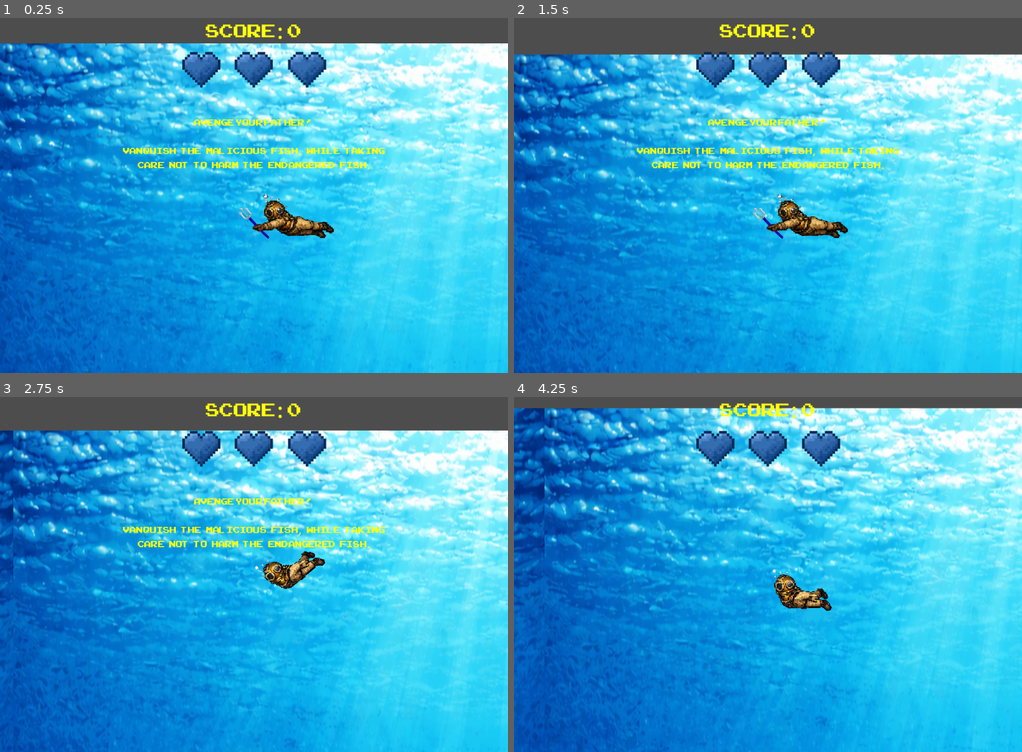
Above: before the commit, frames 1-4 (two rows, left to right).
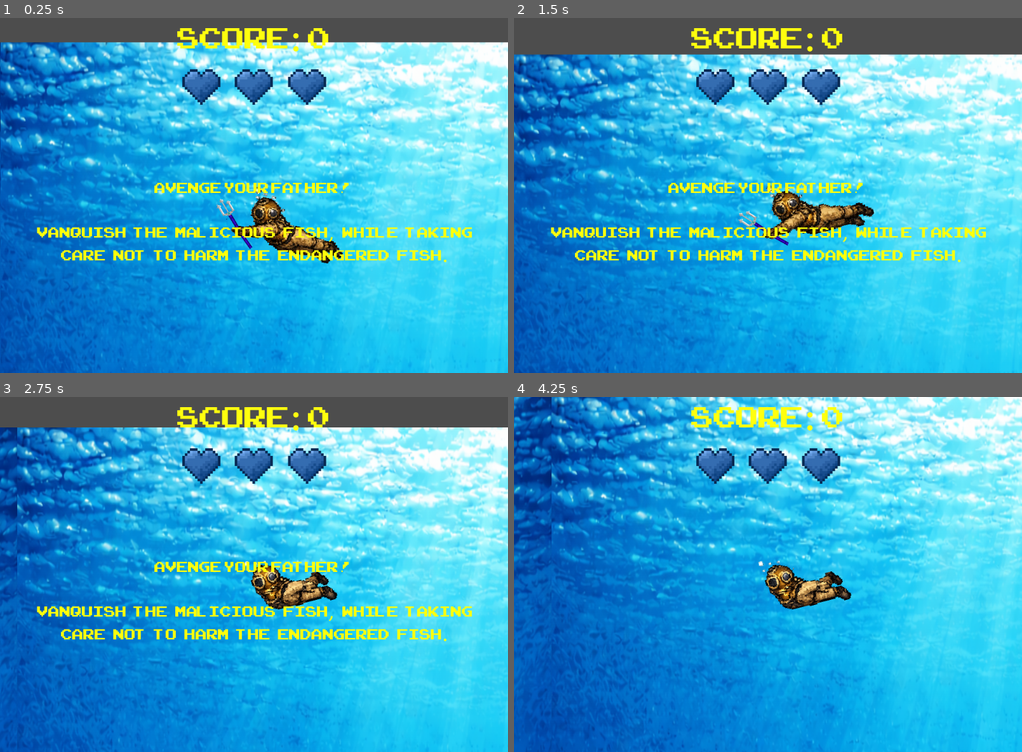
Above: after the commit, the same moments.

Repository: JanzenWill/FAT_SJ
Game: Godot game, scene res://main.tscn
The game is run twice, just before and just after one commit, with the same random seed, the same clock (stepped at 60 frames per second) and the same inputs.
Inputs (mouse positions are in pixels of both pictures, inside the frame that each line leads up to):
- Up to frame 1 (0.25 s): no input
- Up to frame 2 (1.5 s): move the mouse to (742, 266) at 0.52 s; hold Up (move_up) from 0.53 s (still down); click (742, 266) at 0.6 s; move the mouse to (920, 248) at 1.27 s; click (920, 248) at 1.35 s
- Up to frame 3 (2.75 s): tap Enter at 2 s; move the mouse to (101, 521) at 2.02 s; release Up (move_up) at 2.03 s; hold Left (move_left) from 2.03 s (still down); click (101, 521) at 2.1 s
- Up to frame 4 (4.25 s): move the mouse to (793, 574) at 2.77 s; click (793, 574) at 2.85 s; move the mouse to (691, 485) at 3.52 s; release Left (move_left) at 3.53 s; hold Down (move_down) from 3.53 s (still down); click (691, 485) at 3.6 s

The runs differ from the first frame. In frame 1, 16% of the frame differs, in the area x 0-100%, y 1-97%; in frame 2, 10%; in frame 3, 32%; in frame 4, 37%, in the area x 0-100%, y 0-100%.

Commit message:
Smoothed Out Mob Movement, tweaked swimming physics, fixed attack

Diff:
--- a/hud.gd
+++ b/hud.gd
@@ -19,6 +19,7 @@
 
 
 func show_game_over():
+	$Message.add_theme_font_size_override("font_size", 80)
 	show_message("Game Over")
 	await $MessageTimer.timeout
 	await get_tree().create_timer(1.0).timeout
--- a/hud.tscn
+++ b/hud.tscn
@@ -20,9 +20,10 @@
 layout_mode = 2
 theme_override_colors/font_color = Color(0.8745098, 0.8745098, 0.23921569, 1)
 theme_override_fonts/font = ExtResource("2_8sq4i")
-theme_override_font_sizes/font_size = 28
+theme_override_font_sizes/font_size = 45
 text = "Restart Game"
 icon_alignment = 1
+vertical_icon_alignment = 2
 
 [node name="ScoreLabel" type="Label" parent="VBoxContainer"]
 custom_minimum_size = Vector2(500, 80)
@@ -30,7 +31,7 @@
 theme_override_colors/font_color = Color(1, 1, 0.05490196, 1)
 theme_override_colors/font_outline_color = Color(0, 0, 0, 1)
 theme_override_fonts/font = ExtResource("2_8sq4i")
-theme_override_font_sizes/font_size = 50
+theme_override_font_sizes/font_size = 80
 text = "Score: 0"
 horizontal_alignment = 1
 
@@ -39,17 +40,17 @@
 alignment = 1
 
 [node name="BlueHeartPixelArt1" type="Sprite2D" parent="VBoxContainer/HBoxContainer"]
-position = Vector2(149, 13)
+position = Vector2(149, 45)
 scale = Vector2(0.02, 0.02)
 texture = ExtResource("3_8sq4i")
 
 [node name="BlueHeartPixelArt2" type="Sprite2D" parent="VBoxContainer/HBoxContainer"]
-position = Vector2(252, 13)
+position = Vector2(252, 45)
 scale = Vector2(0.02, 0.02)
 texture = ExtResource("3_8sq4i")
 
 [node name="BlueHeartPixelArt3" type="Sprite2D" parent="VBoxContainer/HBoxContainer"]
-position = Vector2(357, 13)
+position = Vector2(357, 45)
 scale = Vector2(0.02, 0.02)
 texture = ExtResource("3_8sq4i")
 
@@ -61,14 +62,14 @@
 anchors_preset = 5
 anchor_left = 0.5
 anchor_right = 0.5
-offset_left = -362.0
-offset_top = 194.0
-offset_right = 363.0
-offset_bottom = 319.0
+offset_left = -361.0
+offset_top = 315.0
+offset_right = 364.0
+offset_bottom = 440.0
 grow_horizontal = 2
 theme_override_colors/font_color = Color(1, 1, 0.043137256, 1)
 theme_override_fonts/font = ExtResource("2_8sq4i")
-theme_override_font_sizes/font_size = 24
+theme_override_font_sizes/font_size = 40
 text = "Avenge your Father !
 
 Vanquish   the   malicious   fish,   while   taking
--- a/main.tscn
+++ b/main.tscn
@@ -1,7 +1,6 @@
-[gd_scene load_steps=10 format=3 uid="uid://cj1kvmf3f7ifh"]
+[gd_scene load_steps=9 format=3 uid="uid://cj1kvmf3f7ifh"]
 
 [ext_resource type="Script" uid="uid://dotiusqgf1tyv" path="res://main.gd" id="1_1bvp3"]
-[ext_resource type="PackedScene" uid="uid://dosbk2phb48p8" path="res://ocean_background.tscn" id="1_ig7tw"]
 [ext_resource type="PackedScene" uid="uid://btv6brr4iv3pv" path="res://player.tscn" id="2_0xm2m"]
 [ext_resource type="PackedScene" uid="uid://btow3sia2cyqi" path="res://passive_mob.tscn" id="2_1bvp3"]
 [ext_resource type="PackedScene" uid="uid://brts4hkkonm8i" path="res://malicious_mob.tscn" id="3_7mycd"]
@@ -15,9 +14,6 @@
 passive_mob_scene = ExtResource("2_1bvp3")
 malicious_mob_scene = ExtResource("3_7mycd")
 evil_mob_scene = ExtResource("4_5vw27")
-
-[node name="OceanBackground" parent="." instance=ExtResource("1_ig7tw")]
-visible = false
 
 [node name="NewBackground" parent="." instance=ExtResource("6_kek77")]
 
--- a/malicious_mob.gd
+++ b/malicious_mob.gd
@@ -58,15 +58,16 @@
 	# flips sprite
 	$AnimatedSprite2D.flip_h = linear_velocity.x < 0
 
-	# Only tilt while chasing so normal patrol stays flat.
+	# tilt upwards when chasing up, tilt downwards wen chasig down
 	var target_rotation = 0.0
 
 	if is_chasing:
-		target_rotation = clamp(
-			(linear_velocity.x * tilt_strength) + (linear_velocity.y * tilt_strength * 0.5),
-			-0.9,
-			0.9
-		)
+		if linear_velocity.y < 0:
+			target_rotation = -0.3   # tilt upward
+		elif linear_velocity.y > 0:
+			target_rotation = 0.3    # tilt downward
+		else:
+			target_rotation = 0.0    # stay flat if moving straight sideways
 
 	rotation = lerp(rotation, target_rotation, tilt_lerp_speed)
 
@@ -89,6 +90,7 @@
 			take_damage(area.get_damage(), area.global_position.x)
 		else:
 			take_damage(1, area.global_position.x)
+		print("Malicious Mob touched by: ", area.name, " Trident=", area.is_in_group("Trident"))
 
 # Big detection area for player aggro/chasing.
 func _on_detection_area_area_entered(area: Area2D) -> void:
--- a/malicious_mob.tscn
+++ b/malicious_mob.tscn
@@ -1,7 +1,7 @@
 [gd_scene load_steps=7 format=3 uid="uid://brts4hkkonm8i"]
 
 [ext_resource type="Script" uid="uid://bhv5ej77pjups" path="res://malicious_mob.gd" id="1_087k7"]
-[ext_resource type="Texture2D" uid="uid://dcsqrmi0gkvoj" path="res://assets/art/Mobs/FinalBarracuda.png" id="2_087k7"]
+[ext_resource type="Texture2D" uid="uid://cfseamybdkhas" path="res://assets/art/Mobs/FixedBarracuda.png" id="2_087k7"]
 
 [sub_resource type="SpriteFrames" id="SpriteFrames_wcj2c"]
 animations = [{
@@ -15,26 +15,24 @@
 }]
 
 [sub_resource type="CapsuleShape2D" id="CapsuleShape2D_087k7"]
-radius = 24.0
-height = 176.0
+radius = 41.0
+height = 226.0
 
 [sub_resource type="RectangleShape2D" id="RectangleShape2D_087k7"]
-size = Vector2(190.25, 50.5)
+size = Vector2(221.25, 71.5)
 
 [sub_resource type="CircleShape2D" id="CircleShape2D_087k7"]
-radius = 376.29907
+radius = 442.069
 
 [node name="MaliciousMob" type="RigidBody2D" groups=["Fish", "MaliciousMob", "enemy_hitbox"]]
-collision_layer = 5
-collision_mask = 0
+collision_layer = 2
 gravity_scale = 0.0
 script = ExtResource("1_087k7")
 
 [node name="AnimatedSprite2D" type="AnimatedSprite2D" parent="." groups=["MaliciousMob"]]
 texture_filter = 1
-position = Vector2(83.46155, 30.205103)
-rotation = 0.49392816
-scale = Vector2(0.2408982, 0.27685165)
+position = Vector2(94.68145, 36.73011)
+scale = Vector2(0.4, 0.479)
 sprite_frames = SubResource("SpriteFrames_wcj2c")
 
 [node name="CollisionShape2D" type="CollisionShape2D" parent="." groups=["MaliciousMob", "enemy_hitbox"]]
@@ -45,11 +43,12 @@
 [node name="VisibleOnScreenNotifier2D" type="VisibleOnScreenNotifier2D" parent="." groups=["MaliciousMob"]]
 position = Vector2(1, -1)
 
-[node name="Area2D" type="Area2D" parent="."]
-collision_layer = 3
+[node name="Area2D" type="Area2D" parent="." groups=["enemy_hitbox"]]
+collision_layer = 2
+collision_mask = 5
 
 [node name="CollisionShape2D" type="CollisionShape2D" parent="Area2D" groups=["MaliciousMob", "enemy_hitbox"]]
-position = Vector2(88.875, 32.75)
+position = Vector2(104.375, 43.25)
 shape = SubResource("RectangleShape2D_087k7")
 
 [node name="DetectionArea" type="Area2D" parent="."]
--- a/passive_mob.gd
+++ b/passive_mob.gd
@@ -15,8 +15,10 @@
 
 func _ready() -> void:
 	health = max_health
+	rotation = 0.0
 	linear_velocity = Vector2(speed * direction, 0)
 	lock_rotation = true
+
 
 #func _process(delta: float) -> void:
 #	velocity.y += gravity * delta
@@ -26,11 +28,13 @@
 	pass
 
 func _on_area_2d_area_entered(area: Area2D) -> void:
+	print("Fish touched by: ", area.name, " Trident=", area.is_in_group("Trident"))
 	if area.is_in_group("Trident"):
 		if area.has_method("get_damage"):
 			take_damage(area.get_damage(), area.global_position.x)
 		else:
 			take_damage(1, area.global_position.x)
+
 
 func _physics_process(_delta: float) -> void:
 	$AnimatedSprite2D.flip_h = linear_velocity.x < 0
@@ -39,6 +43,7 @@
 	var vel = state.linear_velocity
 	vel.x = speed * direction
 	state.linear_velocity = vel
+	state.transform = Transform2D(0.0, state.transform.origin)
 
 func _on_visible_on_screen_notifier_2d_screen_exited() -> void:
 	queue_free()
--- a/passive_mob.tscn
+++ b/passive_mob.tscn
@@ -1,17 +1,13 @@
-[gd_scene load_steps=7 format=3 uid="uid://btow3sia2cyqi"]
+[gd_scene load_steps=6 format=3 uid="uid://btow3sia2cyqi"]
 
-[ext_resource type="Texture2D" uid="uid://dqfpp8fwhfics" path="res://assets/red_fish.png" id="1_dy6sc"]
 [ext_resource type="Script" uid="uid://brtyn8yhvdt6x" path="res://passive_mob.gd" id="1_ubaqv"]
-[ext_resource type="Texture2D" uid="uid://bwjfbhm8dmf8t" path="res://assets/art/Mobs/ClownFish2.png" id="2_h3ve4"]
+[ext_resource type="Texture2D" uid="uid://d3lflkyi6xch1" path="res://assets/art/Mobs/FixedClownFish.png" id="2_0b3nj"]
 
 [sub_resource type="SpriteFrames" id="SpriteFrames_jfba5"]
 animations = [{
 "frames": [{
 "duration": 1.0,
-"texture": ExtResource("2_h3ve4")
-}, {
-"duration": 1.0,
-"texture": ExtResource("1_dy6sc")
+"texture": ExtResource("2_0b3nj")
 }],
 "loop": true,
 "name": &"default",
@@ -20,7 +16,7 @@
 
 [sub_resource type="CapsuleShape2D" id="CapsuleShape2D_0b3nj"]
 radius = 20.0
-height = 76.0
+height = 96.0
 
 [sub_resource type="RectangleShape2D" id="RectangleShape2D_0b3nj"]
 size = Vector2(62, 41)
@@ -33,9 +29,9 @@
 
 [node name="AnimatedSprite2D" type="AnimatedSprite2D" parent="." groups=["PassiveMob"]]
 position = Vector2(98.5, 43.5)
-rotation = 0.424115
-scale = Vector2(0.090054736, 0.08699844)
+scale = Vector2(0.2, 0.193)
 sprite_frames = SubResource("SpriteFrames_jfba5")
+flip_h = true
 
 [node name="CollisionShape2D" type="CollisionShape2D" parent="." groups=["PassiveMob"]]
 position = Vector2(100, 43)
@@ -47,6 +43,8 @@
 rect = Rect2(-10, -10, 68, 41)
 
 [node name="Area2D" type="Area2D" parent="." groups=["PassiveMob"]]
+collision_layer = 2
+collision_mask = 4
 
 [node name="CollisionShape2D" type="CollisionShape2D" parent="Area2D" groups=["PassiveMob"]]
 position = Vector2(95, 41.5)
--- a/player.gd
+++ b/player.gd
@@ -1,7 +1,7 @@
 extends Area2D
 
-@export var speed = 200
-@export var sink_speed = 50
+@export var speed = 250
+@export var sink_speed = 90
 @export var attack_duration = 0.2
 @export var max_health = 3
 @export var knockback_strength = 70
@@ -81,8 +81,22 @@
 
 	position.y = clamp(position.y, 0, (3100 * (1 / 0.2)) - 300)
 
-	var target_rotation = clamp(velocity.x * 0.020, -0.7, 0.7)
+	var target_rotation = 0.0
+
+	if velocity.y < -5:
+		target_rotation = -0.25   # swimming up
+	elif velocity.y > 5:
+		target_rotation = 0.25    # swimming down
+	else:
+		target_rotation = 0.0
+
+	# Fix rotation direction depending on which way player faces
+	if not facing_right:
+		target_rotation *= -1
+
 	rotation = lerp(rotation, target_rotation, 0.1)
+
+
 
 	if Input.is_action_just_pressed("attack") and not is_attacking:
 		start_attack()
@@ -104,6 +118,7 @@
 	sprite.play("attack")
 	update_attack_hitbox_position()
 	trident_hitbox.disabled = false
+	print("ATTACK STARTED, trident disabled =", trident_hitbox.disabled)
 
 func end_attack() -> void:
 	is_attacking = false
@@ -164,6 +179,7 @@
 		damage = area.get_damage()
 
 	take_damage(damage, area.global_position.x)
+	print("Player touched area: ", area.name, " enemy_hitbox=", area.is_in_group("enemy_hitbox"))
 
 func _on_body_entered(body: Node2D) -> void:
 	if body.is_in_group("PassiveMob"):
--- a/player.tscn
+++ b/player.tscn
@@ -25,10 +25,10 @@
 }]
 
 [sub_resource type="RectangleShape2D" id="RectangleShape2D_hqtel"]
-size = Vector2(117, 51)
+size = Vector2(146, 74)
 
 [sub_resource type="CircleShape2D" id="CircleShape2D_dw050"]
-radius = 14.764823
+radius = 36.124783
 
 [node name="Player" type="Area2D" groups=["player"]]
 collision_mask = 2
@@ -36,12 +36,12 @@
 
 [node name="AnimatedSprite2D" type="AnimatedSprite2D" parent="." groups=["player"]]
 position = Vector2(65, 50)
-scale = Vector2(0.25, 0.25)
+scale = Vector2(0.35, 0.35)
 sprite_frames = SubResource("SpriteFrames_onrkg")
 animation = &"attack"
 
 [node name="CollisionShape2D" type="CollisionShape2D" parent="." groups=["player"]]
-position = Vector2(81.5, 66.5)
+position = Vector2(113, 78)
 shape = SubResource("RectangleShape2D_hqtel")
 
 [node name="Trident" type="Area2D" parent="." groups=["Trident"]]
@@ -50,7 +50,7 @@
 script = ExtResource("4_hqtel")
 
 [node name="TridentHitBox" type="CollisionShape2D" parent="Trident"]
-position = Vector2(-23, 46)
+position = Vector2(-59, 38)
 shape = SubResource("CircleShape2D_dw050")
 
 [node name="Camera2D" type="Camera2D" parent="."]
--- a/trident.gd
+++ b/trident.gd
@@ -13,3 +13,5 @@
 	var target := area.get_parent()
 	if target != null and target.has_method("take_damage"):
 		target.take_damage(damage, global_position.x)
+
+	print("Trident touched: ", area.name, " groups: enemy_hitbox=", area.is_in_group("enemy_hitbox"))
Binary file added: assets/art/Mobs/DolphinFishSprite.png
Not shown, added: assets/art/Mobs/DolphinFishSprite.png.import
Binary file added: assets/art/Mobs/FixedBarracuda.png
Not shown, added: assets/art/Mobs/FixedBarracuda.png.import
Binary file added: assets/art/Mobs/FixedClownFish.png
Not shown, added: assets/art/Mobs/FixedClownFish.png.import
